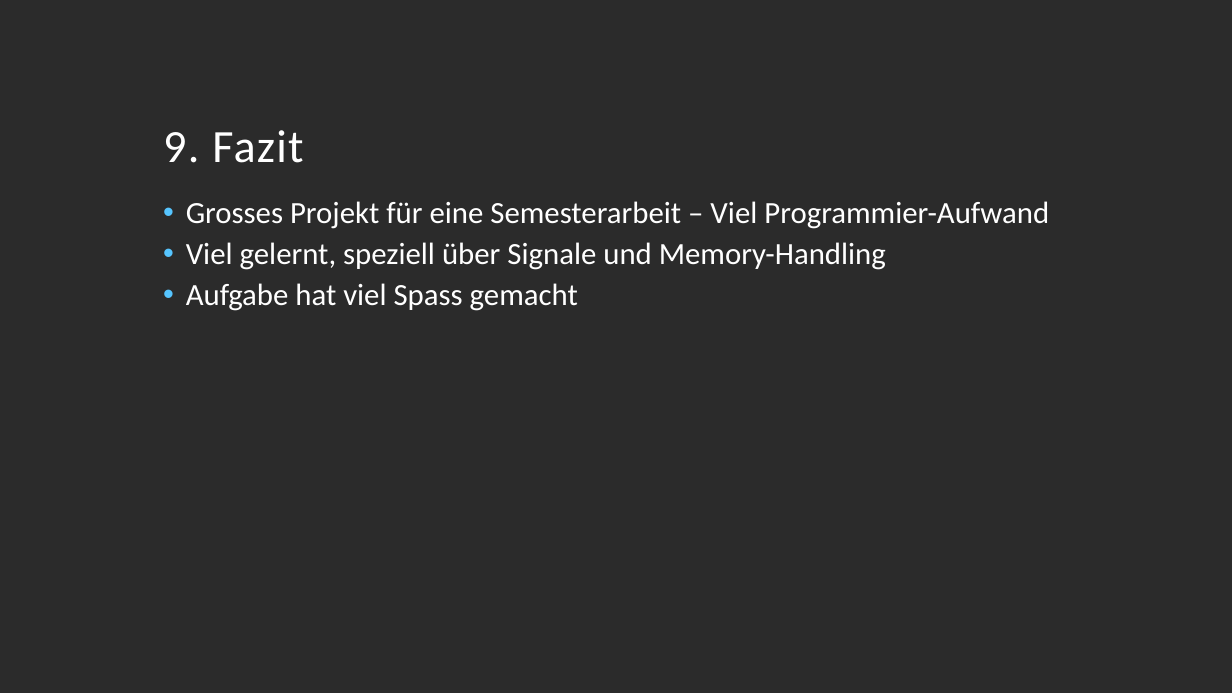
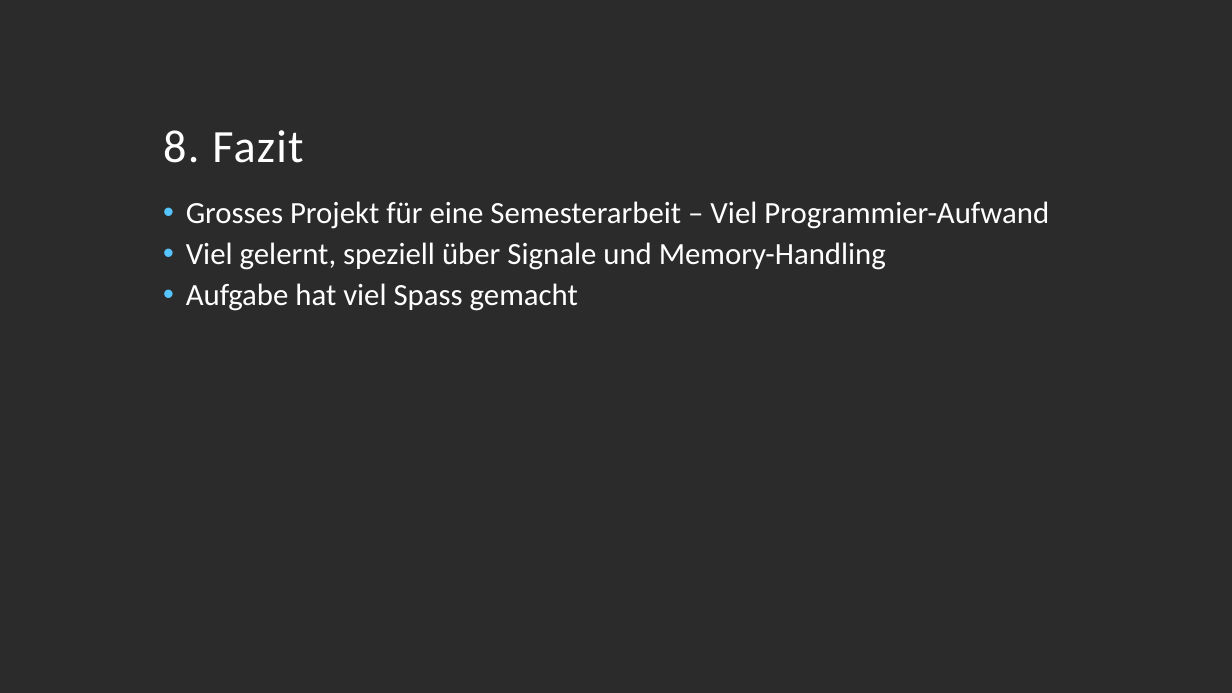
Before and after one commit to fish-guts/reefmaster, a slide deck: slide 18 of docs/IRC Services in C.odp (slide 17 before the commit). Drawn at 1232x693 pixels with LibreOffice and Linux fonts; fonts in the diff are those of the drawing; background and template pictures are left out; a plain dark background stands for a picture behind light text. Boxes give left, top, right and bottom in pixels: in the first picture for what was removed or moved away, otherwise in the second. Text is boxed around its words. In the diff, an @@ line names an element or a change of style, - is before the commit and + after.

```diff
--- a/docs/IRC Services in C.odp
+++ b/docs/IRC Services in C.odp
@@ title at box(163, 130, 303, 163): text changed @@
-9. Fazit
+8. Fazit
```
Also in this commit, not shown: 5 other slides changed, 1 slide added, 6 other files.
